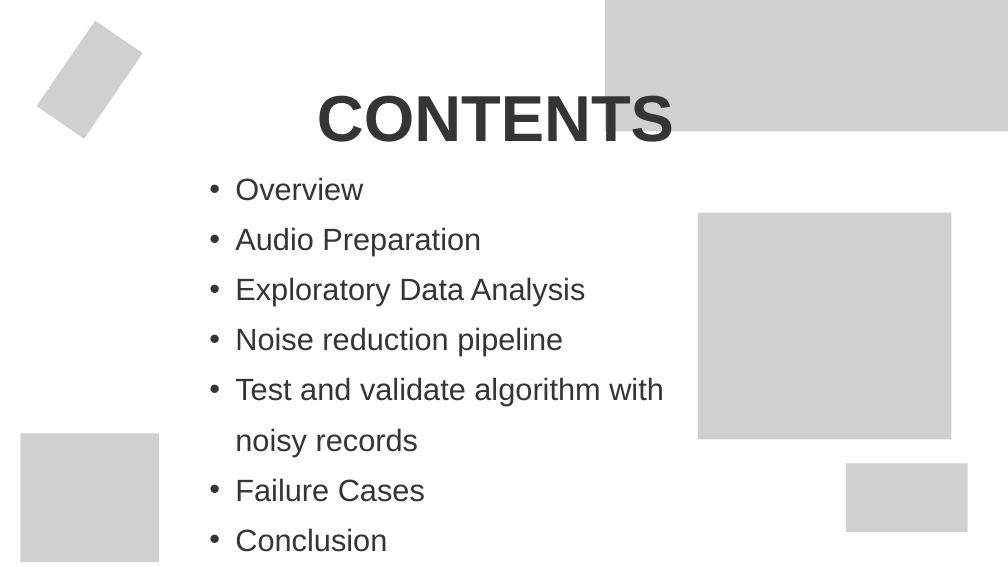
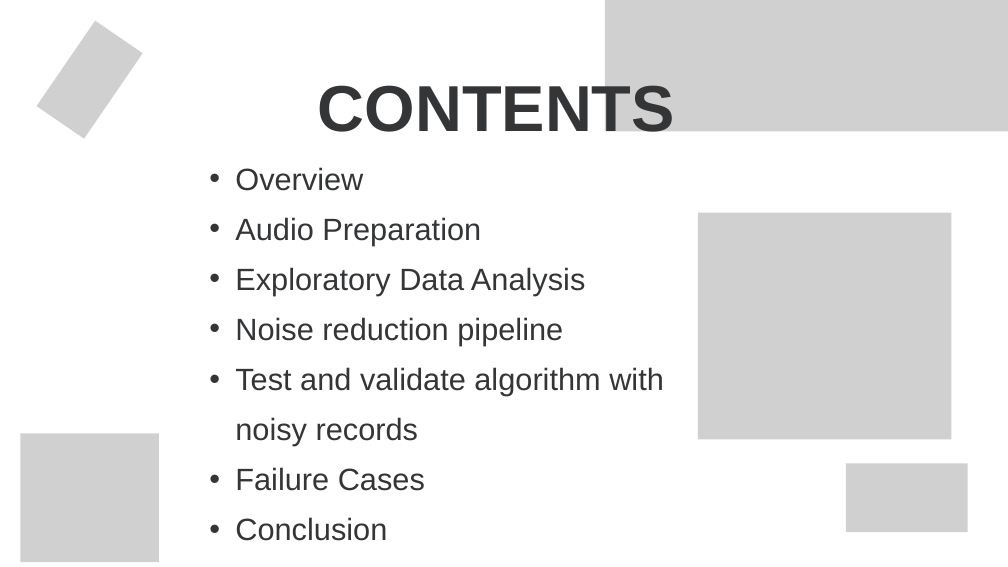
Before and after one commit to sotheasokea/audio_noise_reduction, a slide deck: slide 2 of 4_presentation/G02_slides.pptx. Drawn at 1008x567 pixels with LibreOffice and Linux fonts; fonts in the diff are those of the drawing; grey boxes stand for pictures. Boxes give left, top, right and bottom in pixels: in the first picture for what was removed or moved away, otherwise in the second. Text is boxed around its words. In the diff, an @@ line names an element or a change of style, - is before the commit and + after.

```diff
--- a/4_presentation/G02_slides.pptx
+++ b/4_presentation/G02_slides.pptx
@@ text "CONTENTS": place and size @@
-text "CONTENTS" at (317, 90, 674, 142)
+text "CONTENTS" at (318, 80, 675, 132)
@@ text "Overview": place and size @@
-text "Overview" at (235, 177, 664, 552)
+text "Overview" at (235, 167, 664, 541)
```
Also in this commit, not shown: 9 other slides changed, 1 other file.
